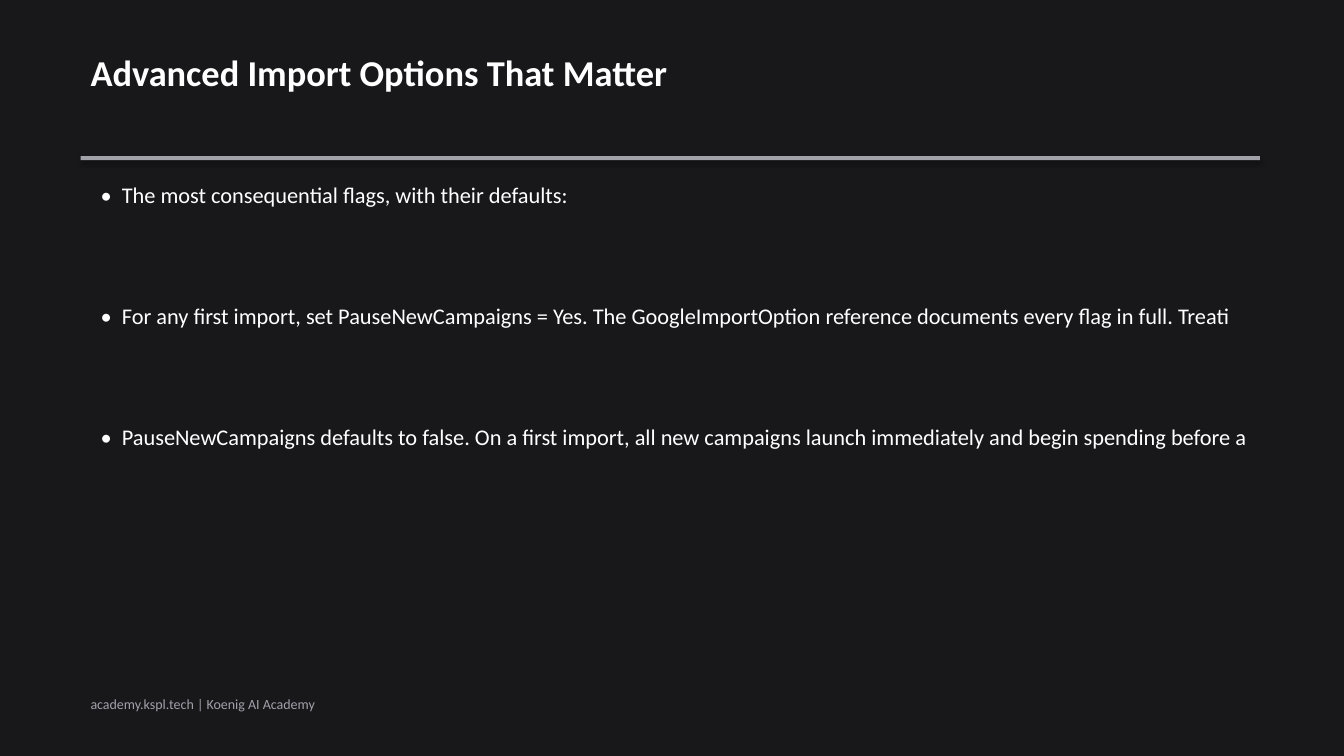
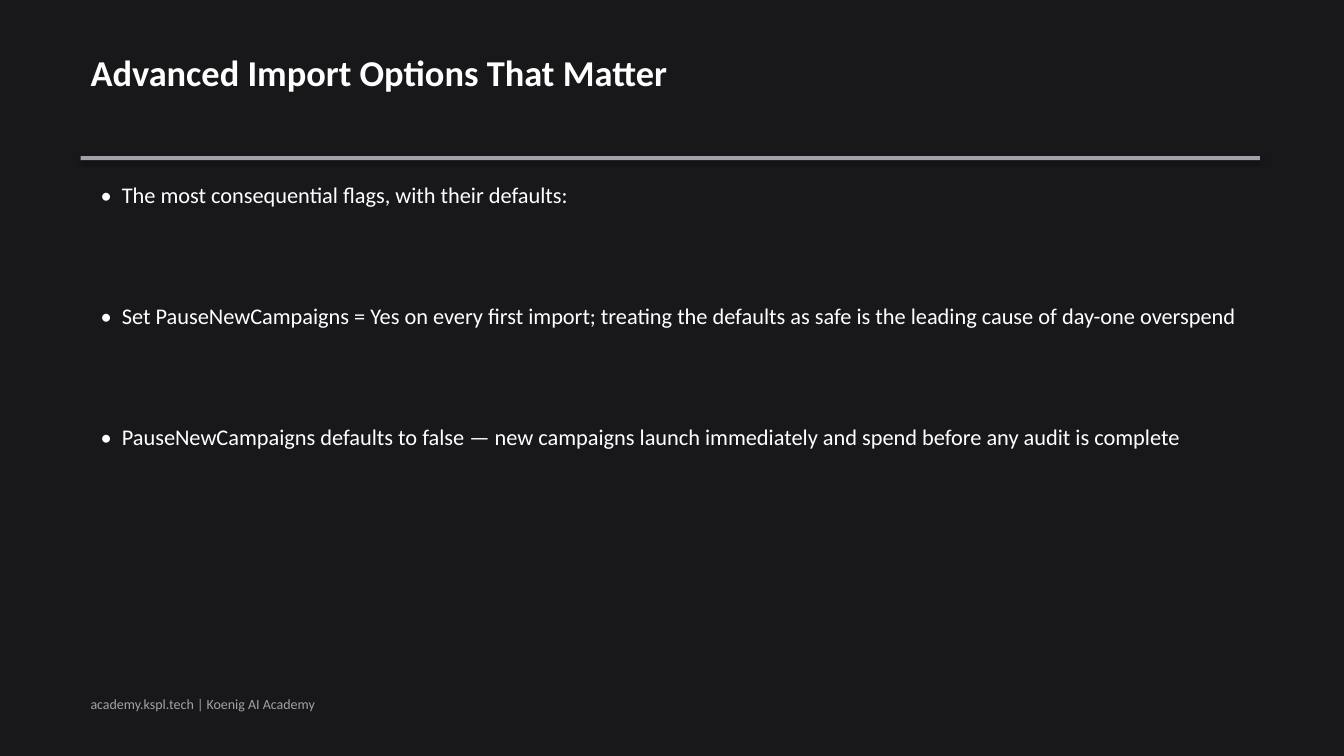
Before and after one commit to Koenig-Solutions-Private-Limited/koenig-ai-org, a slide deck: slide 5 of vault/courses/microsoft-advertising-bing-ads/ch02-slides.pptx. Drawn at 1344x756 pixels with LibreOffice and Linux fonts; fonts in the diff are those of the drawing. Boxes give left, top, right and bottom in pixels: in the first picture for what was removed or moved away, otherwise in the second. Text is boxed around its words. In the diff, an @@ line names an element or a change of style, - is before the commit and + after.

```diff
--- a/vault/courses/microsoft-advertising-bing-ads/ch02-slides.pptx
+++ b/vault/courses/microsoft-advertising-bing-ads/ch02-slides.pptx
@@ text at bbox=[122, 308, 1235, 328]: text changed @@
-• For any first import, set PauseNewCampaigns = Yes. The GoogleImportOption reference documents every flag in full. Treati
+• Set PauseNewCampaigns = Yes on every first import; treating the defaults as safe is the leading cause of day-one overspend
@@ text at bbox=[122, 429, 1179, 449]: text changed @@
-• PauseNewCampaigns defaults to false. On a first import, all new campaigns launch immediately and begin spending before a
+• PauseNewCampaigns defaults to false — new campaigns launch immediately and spend before any audit is complete
```
Also in this commit, not shown: 3 other slides changed.
